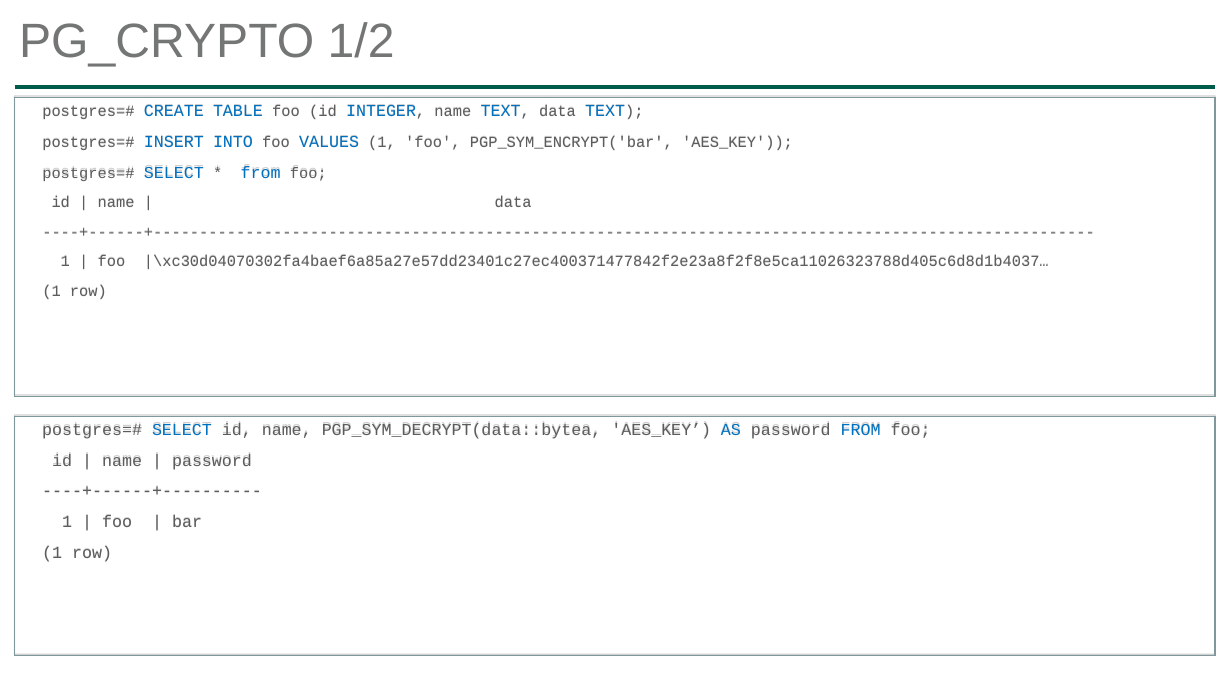
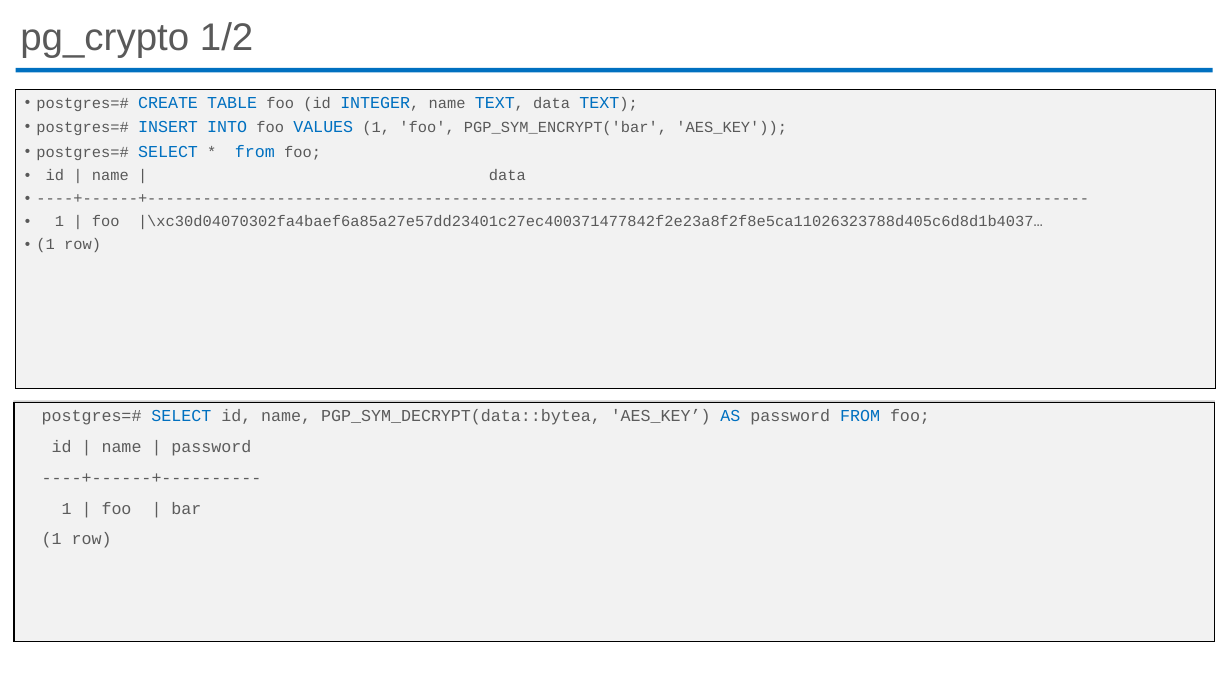
Before and after one commit to ibrarahmad/PostgreSQLTalks, a slide deck: slide 20 of PostgreSQL-Security.pptx (slide 16 before the commit). Drawn at 1232x693 pixels with LibreOffice and Linux fonts; fonts in the diff are those of the drawing. Boxes give left, top, right and bottom in pixels: in the first picture for what was removed or moved away, otherwise in the second. Text is boxed around its words. In the diff, an @@ line names an element or a change of style, - is before the commit and + after.

Commit message:
PostgreSQL Conference CHINA and PGConf Asia 2020.
    1 - Deep Dive ToPostgreSQL Indexes
    2 - Performance Tuning
    3 - PostgreSQL Security

```diff
--- a/PostgreSQL-Security.pptx
+++ b/PostgreSQL-Security.pptx
@@ title at (x1=20, y1=22, x2=253, y2=58): text changed; size 37.5 to 30 pt; text colour #747676 to #595959 @@
-PG_CRYPTO 1/2
+pg_crypto 1/2
@@ line removed from (15, 87) to (1215, 87) @@
@@ rectangle added at (x1=16, y1=67, x2=1214, y2=72), fill #0070C0 @@
@@ text "postgres=# CREATE TABLE foo (id ..." moved from (x1=15, y1=97, x2=1215, y2=396) to (x1=16, y1=90, x2=1216, y2=388) @@
@@ text "postgres=# CREATE TABLE foo (id ..." at (x1=16, y1=90, x2=1216, y2=388): text colour #5C5C5C to #595959 in "postgres=# foo (id INTEGER, name TEXT, data ...", "postgres=# foo (1, 'foo', PGP_SYM_ENCRYPT('bar', 'AES_KEY')) ...", "postgres=# * foo;", "id | name | data" and 3 more places; bullet none to •; less space between paragraphs; fill none to #F2F2F2; outline #80989C 1 pt to #000000 0.75 pt; shadow off @@
@@ rectangle "postgres=# SELECT id, name, PGP_SYM_DECRYPT(data::bytea, ..." moved from (x1=15, y1=416, x2=1215, y2=655) to (x1=14, y1=402, x2=1214, y2=641) @@
@@ rectangle "postgres=# SELECT id, name, PGP_SYM_DECRYPT(data::bytea, ..." at (x1=14, y1=402, x2=1214, y2=641): fill none to #F2F2F2; outline #80989C 1 pt to #000000 1 pt @@
```
Also in this commit, not shown: 15 other slides changed, 8 slides added, 3 slides removed, 4 other files.
